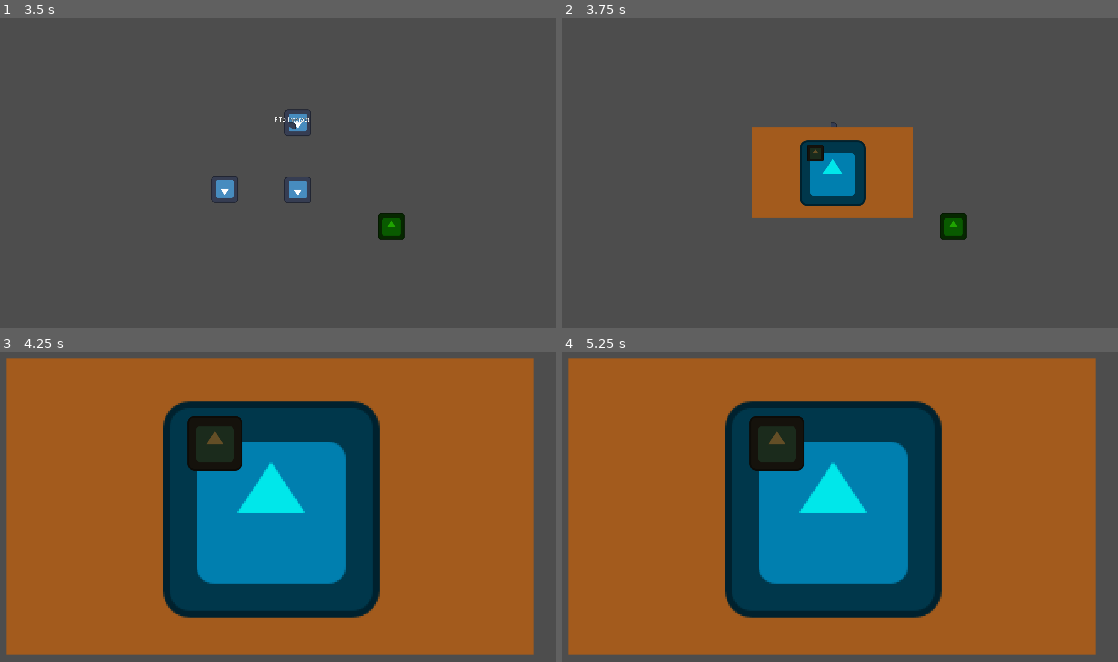
Above: before the commit, frames 1-4 (two rows, left to right).
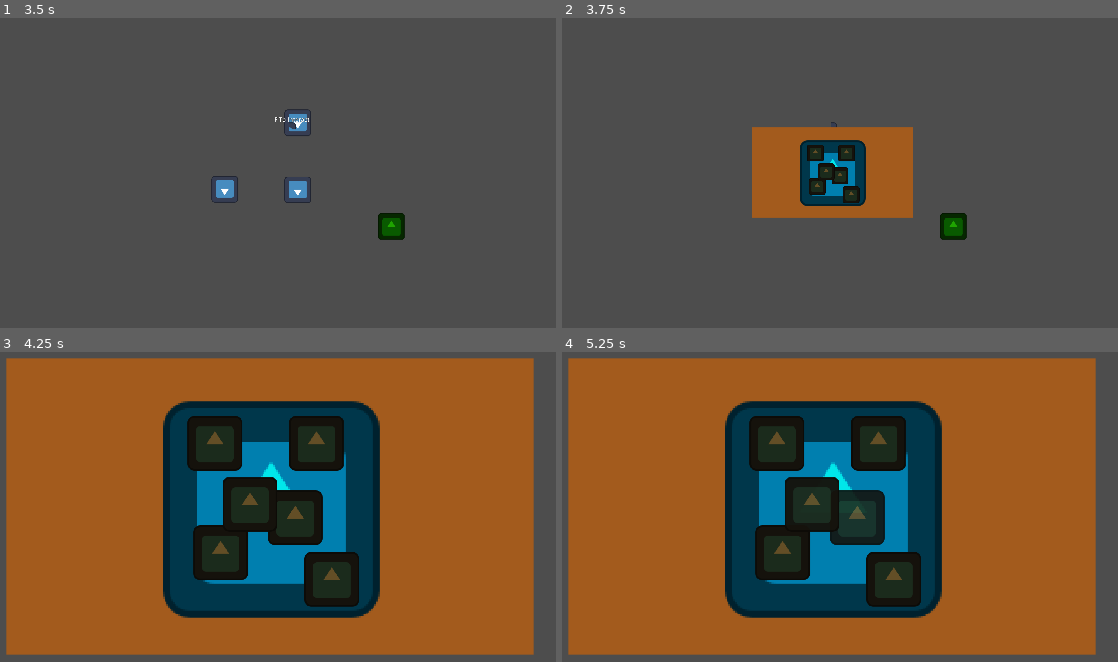
Above: after the commit, the same moments.

Repository: Mr-Wilhelm/MonkeyJam2025-I-Want-To-Live
Game: Godot game, scene res://Scenes/MainScene.tscn
The game is run twice, just before and just after one commit, with the same random seed, the same clock (stepped at 60 frames per second) and the same inputs. The engine's default icon, where the game draws it, is replaced by a stand-in: a white triangle on a blue panel in a dark square.
Inputs (mouse positions are in pixels of both pictures, inside the frame that each line leads up to):
- Up to frame 1 (3.5 s): move the mouse to (444, 151) at 0.52 s; hold D (MoveRight) 0.53-1.25 s; hold F (Interact) 0.53-1.25 s; click (444, 151) at 0.67 s; drag from (111, 194) to (216, 126) at 1.27 s; tap Enter at 2 s; move the mouse to (350, 73) at 2.02 s; hold D (MoveRight) 2.03-2.75 s; hold F (Interact) 2.03-2.75 s; tap Space at 2.75 s; drag from (227, 262) to (300, 123) at 2.77 s
- Up to frame 2 (3.75 s): move the mouse to (1073, 241) at 3.52 s; hold A (MoveLeft) from 3.53 s (still down); hold F (Interact) from 3.53 s (still down)
- Up to frame 3 (4.25 s): keep holding A (MoveLeft); keep holding F (Interact)
- Up to frame 4 (5.25 s): release A (MoveLeft) at 4.25 s; release F (Interact) at 4.25 s; drag from (595, 438) to (862, 522) at 4.27 s; tap Enter at 5 s; move the mouse to (873, 507) at 5.02 s; hold S (MoveDown) from 5.03 s (still down); hold F (Interact) from 5.03 s (still down); click (873, 507) at 5.17 s

Frame 1 is identical in both runs. In frame 2, 0.8% of the frame differs, in the area x 44-54%, y 40-60%; in frame 3, 8.3%, in the area x 34-65%, y 20-83%; in frame 4, 8.3%.

Commit message:
cleaning scene fully functioning

Diff:
--- a/Scenes/Interaction Scenes/CleaningScene.tscn
+++ b/Scenes/Interaction Scenes/CleaningScene.tscn
@@ -27,3 +27,48 @@
 modulate = Color(0.388235, 0.305882, 0.14902, 1)
 scale = Vector2(1.56, 1.56)
 texture = ExtResource("3_4ltjq")
+
+[node name="DirtObject2" type="Node2D" parent="."]
+position = Vector2(1128, 309)
+script = ExtResource("4_ijo2w")
+
+[node name="DirtSprite" type="Sprite2D" parent="DirtObject2"]
+modulate = Color(0.388235, 0.305882, 0.14902, 1)
+scale = Vector2(1.56, 1.56)
+texture = ExtResource("3_4ltjq")
+
+[node name="DirtObject3" type="Node2D" parent="."]
+position = Vector2(1051, 580)
+script = ExtResource("4_ijo2w")
+
+[node name="DirtSprite" type="Sprite2D" parent="DirtObject3"]
+modulate = Color(0.388235, 0.305882, 0.14902, 1)
+scale = Vector2(1.56, 1.56)
+texture = ExtResource("3_4ltjq")
+
+[node name="DirtObject4" type="Node2D" parent="."]
+position = Vector2(779, 708)
+script = ExtResource("4_ijo2w")
+
+[node name="DirtSprite" type="Sprite2D" parent="DirtObject4"]
+modulate = Color(0.388235, 0.305882, 0.14902, 1)
+scale = Vector2(1.56, 1.56)
+texture = ExtResource("3_4ltjq")
+
+[node name="DirtObject5" type="Node2D" parent="."]
+position = Vector2(886, 532)
+script = ExtResource("4_ijo2w")
+
+[node name="DirtSprite" type="Sprite2D" parent="DirtObject5"]
+modulate = Color(0.388235, 0.305882, 0.14902, 1)
+scale = Vector2(1.56, 1.56)
+texture = ExtResource("3_4ltjq")
+
+[node name="DirtObject6" type="Node2D" parent="."]
+position = Vector2(1184, 805)
+script = ExtResource("4_ijo2w")
+
+[node name="DirtSprite" type="Sprite2D" parent="DirtObject6"]
+modulate = Color(0.388235, 0.305882, 0.14902, 1)
+scale = Vector2(1.56, 1.56)
+texture = ExtResource("3_4ltjq")
--- a/Scripts/DirtCleaningScript.gd
+++ b/Scripts/DirtCleaningScript.gd
@@ -16,3 +16,6 @@
 		lowest_z.input_handled()
 
 	input_flags = []
+
+	if patchesCleaned >= 6:
+		get_parent().get_parent().unload_scene()
--- a/Scripts/DirtSpotScript.gd
+++ b/Scripts/DirtSpotScript.gd
@@ -1,7 +1,6 @@
 extends Node2D
 
 @onready var dirtSprite: Sprite2D = $DirtSprite
-@onready var area: Area2D = $DirtArea
 
 var isCleaning: bool = false
 var cleanRate: float = 0.01 #speed at which cleaning is done
